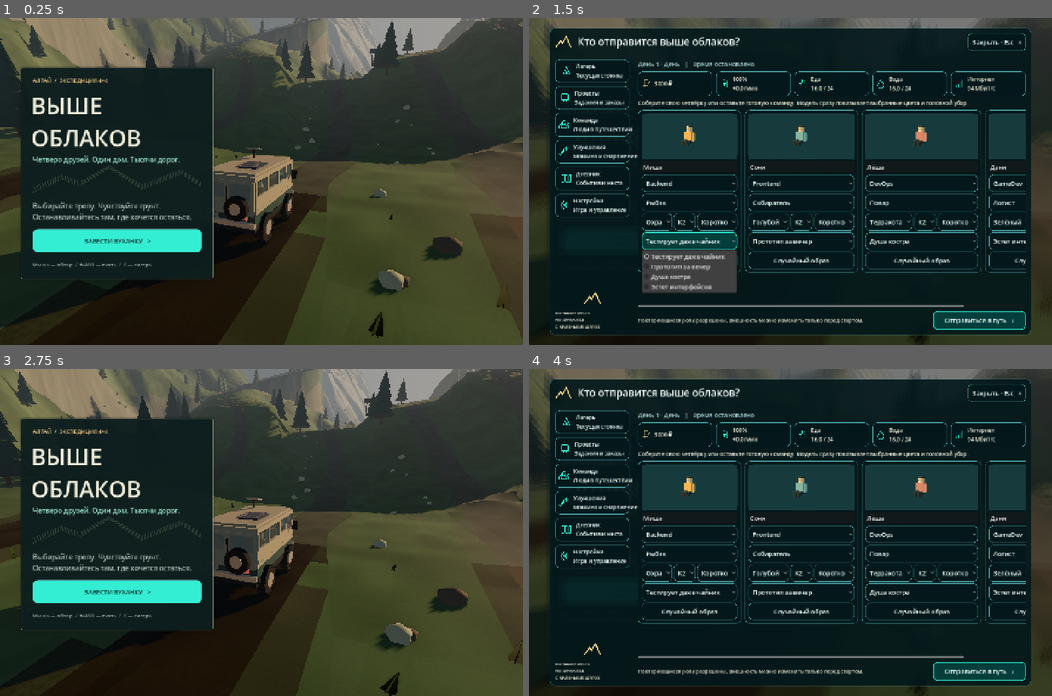
Above: before the commit, frames 1-4 (two rows, left to right).
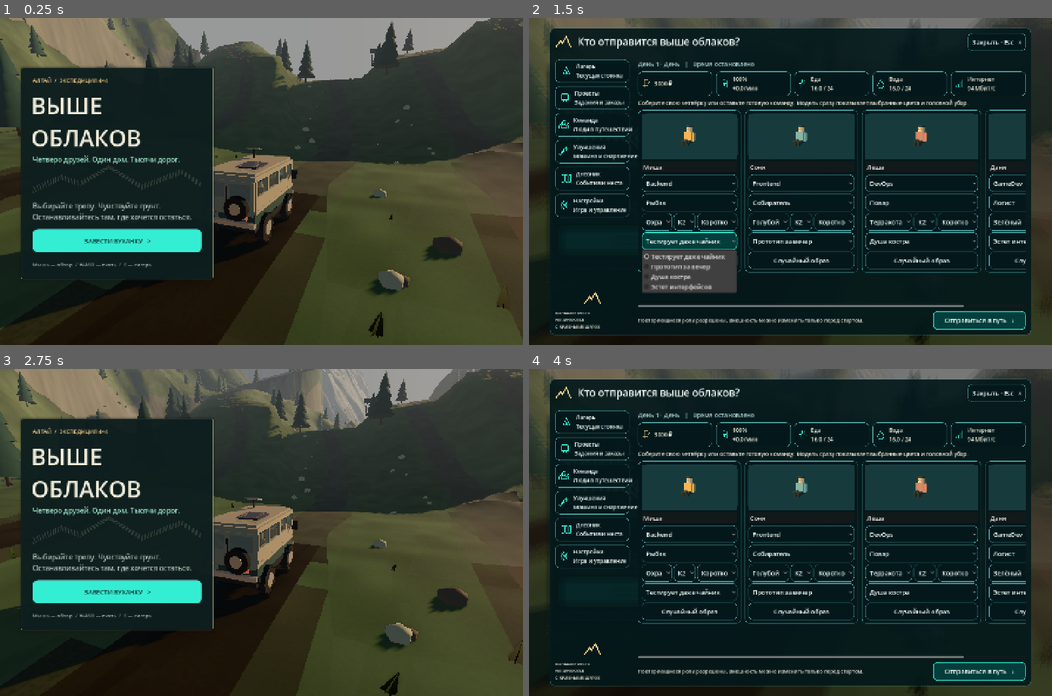
Above: after the commit, the same moments.

Repository: mrMigles/bukhanka
Game: Godot game, scene res://main.tscn
Same seed, same stepped clock (60 frames per second), same inputs: the game is played once before the commit and once after it.
Inputs (mouse positions are in pixels of both pictures, inside the frame that each line leads up to):
- Up to frame 1 (0.25 s): no input
- Up to frame 2 (1.5 s): tap Enter at 0.5, 0.6 s; move the mouse to (905, 165) at 0.52 s; hold D 0.53-1.25 s; click (905, 165) at 0.67 s; tap Space at 0.77 s; click "ЗАВЕСТИ БУХАНКУ >" at 1.25 s
- Up to frame 3 (2.75 s): click "Закрыть · Esc ×" at 2 s
- Up to frame 4 (4 s): tap Space at 2.75 s; drag from (685, 548) to (764, 597) at 2.77 s; tap Enter at 3.5 s; move the mouse to (842, 460) at 3.52 s; hold D from 3.53 s (still down); tap F at 3.6 s; click (842, 460) at 3.67 s

The runs differ from the first frame. In frame 1, 4.9% of the frame differs, in the area x 0-100%, y 0-37%; in frame 2, 0.3%; in frame 3, 1.0%; in frame 4, 0.3%.

Commit message:
feat: enhancements

Diff:
--- a/project.godot
+++ b/project.godot
@@ -26,6 +26,7 @@
 window/size/window_width_override=1280
 window/size/window_height_override=800
 window/stretch/mode="canvas_items"
+window/stretch/aspect="expand"
 
 [rendering]
 
--- a/scripts/expedition_screens.gd
+++ b/scripts/expedition_screens.gd
@@ -197,6 +197,7 @@
 	ui.content.add_child(footer)
 	var hint = ui.text(footer, "Повторяющиеся роли разрешены. Внешность можно изменить только перед стартом.", 14)
 	hint.size_flags_horizontal = Control.SIZE_EXPAND_FILL
+	if is_instance_valid(g.touch_controls) and g.touch_controls.enabled: hint.hide()
 	var start = ui.button(footer, "Отправиться в путь   ›", func():
 		for hero in g.model.crew:
 			if str(hero.name).is_empty(): hero.name = "Друг"
@@ -206,6 +207,9 @@
 		g.start_trip()
 	)
 	start.custom_minimum_size = Vector2(255, 52)
+	if is_instance_valid(g.touch_controls) and g.touch_controls.enabled:
+		start.custom_minimum_size.x = 0
+		start.size_flags_horizontal = Control.SIZE_EXPAND_FILL
 	start.name = "StartExpedition"
 	start.add_theme_stylebox_override("normal", Kit.box(true))
 
@@ -361,6 +365,9 @@
 	var g = ui.game
 	var card = Kit.card(ui.content)
 	ui.text(card, "Звук и путешествие", 23)
+	if OS.has_feature("web"):
+		ui.text(card, "Веб-версия %s" % str(JavaScriptBridge.eval("window.BUKHANKA_BUILD || 'неизвестна'")), 14)
+		ui.button(card, "Проверить обновление", func(): JavaScriptBridge.eval("window.bukhankaCheckUpdate && window.bukhankaCheckUpdate()"))
 	var voices = CheckButton.new()
 	voices.text = "Голоса друзей"
 	voices.button_pressed = g.model.voices_enabled
--- a/scripts/expedition_ui.gd
+++ b/scripts/expedition_ui.gd
@@ -11,6 +11,9 @@
 var refresh_clock = 0.0
 var sleep_cover: ColorRect
 var body: PanelContainer
+var sidebar: VBoxContainer
+var content_scroll: ScrollContainer
+var close_button: Button
 var state_text: Label
 var panel_version = ""
 var project_progress: Label
@@ -69,14 +72,14 @@
 	title.size_flags_horizontal = Control.SIZE_EXPAND_FILL
 	title.add_theme_font_size_override("font_size", 28)
 	header.add_child(title)
-	button(header, "Закрыть · Esc   ×", close_panel)
+	close_button = button(header, "Закрыть · Esc   ×", close_panel)
 	var divider = HSeparator.new()
 	layout.add_child(divider)
 	var workspace = HBoxContainer.new()
 	workspace.size_flags_vertical = Control.SIZE_EXPAND_FILL
 	workspace.add_theme_constant_override("separation", 24)
 	layout.add_child(workspace)
-	var sidebar = VBoxContainer.new()
+	sidebar = VBoxContainer.new()
 	sidebar.custom_minimum_size.x = 204
 	sidebar.add_theme_constant_override("separation", 10)
 	workspace.add_child(sidebar)
@@ -118,23 +121,47 @@
 		var label = text(line, "", 15)
 		label.size_flags_horizontal = Control.SIZE_EXPAND_FILL
 		resource_cards.append(label)
-	var scroll = ScrollContainer.new()
-	scroll.name = "PanelScroll"
-	scroll.size_flags_horizontal = Control.SIZE_EXPAND_FILL
-	scroll.size_flags_vertical = Control.SIZE_EXPAND_FILL
-	scroll.horizontal_scroll_mode = ScrollContainer.SCROLL_MODE_DISABLED
-	right.add_child(scroll)
+	content_scroll = ScrollContainer.new()
+	content_scroll.name = "PanelScroll"
+	content_scroll.size_flags_horizontal = Control.SIZE_EXPAND_FILL
+	content_scroll.size_flags_vertical = Control.SIZE_EXPAND_FILL
+	content_scroll.horizontal_scroll_mode = ScrollContainer.SCROLL_MODE_DISABLED
+	right.add_child(content_scroll)
 	content = VBoxContainer.new()
 	content.size_flags_horizontal = Control.SIZE_EXPAND_FILL
 	content.size_flags_vertical = Control.SIZE_EXPAND_FILL
 	content.add_theme_constant_override("separation", 9)
-	scroll.add_child(content)
+	content_scroll.add_child(content)
 	overlay.hide()
 	sleep_cover = ColorRect.new()
 	sleep_cover.set_anchors_and_offsets_preset(Control.PRESET_FULL_RECT)
 	sleep_cover.color = Color(0.02, 0.03, 0.06, 0)
 	sleep_cover.mouse_filter = Control.MOUSE_FILTER_IGNORE
 	add_child(sleep_cover)
+
+func configure_mobile_layout():
+	if not is_instance_valid(game.touch_controls) or not game.touch_controls.enabled: return
+	var view = get_viewport_rect().size
+	var portrait = view.y > view.x
+	var factor = 2.7 if portrait else 1.45
+	overlay.set_anchors_and_offsets_preset(Control.PRESET_TOP_LEFT)
+	overlay.position = Vector2.ZERO
+	overlay.size = view / factor
+	overlay.scale = Vector2.ONE * factor
+	body.offset_left = 10
+	body.offset_right = -10
+	body.offset_top = 10
+	body.offset_bottom = -10
+	sidebar.custom_minimum_size.x = 125 if portrait else 160
+	resource_cards[0].get_parent().get_parent().get_parent().hide()
+	content_scroll.horizontal_scroll_mode = ScrollContainer.SCROLL_MODE_AUTO
+	close_button.text = "×"
+	close_button.custom_minimum_size = Vector2(45, 45)
+	var names = {"camp": "Лагерь", "projects": "Проекты", "crew": "Команда", "upgrades": "Улучшения", "journal": "Дневник", "settings": "Настройки"}
+	for key in nav_buttons:
+		var button_node: Button = nav_buttons[key]
+		button_node.custom_minimum_size.y = 50 if portrait else 58
+		Kit.caption(button_node, names[key])
 
 func style(panel: Control):
 	panel.add_theme_stylebox_override("panel", Kit.box(false, 14))
@@ -219,6 +246,9 @@
 		content.remove_child(child)
 		child.queue_free()
 	title.text = {"projects": "Передвижная IT-студия", "camp": "Наша стоянка", "crew": "Команда экспедиции", "journal": "П …(246 unchanged characters)…
+	if is_instance_valid(game.touch_controls) and game.touch_controls.enabled:
+		sidebar.visible = section != "editor"
+		title.text = {"editor": "Наша команда", "camp": "Лагерь", "projects": "Проекты", "crew": "Команда", "journal": "Дневник", "upgrades": "Улучшения", "settings": "Настройки"}.get(section, title.text)
 	match section:
 		"projects": build_projects()
 		"camp": screens.build_camp()
--- a/scripts/game.gd
+++ b/scripts/game.gd
@@ -78,6 +78,8 @@
 var toast_timer = 0.0
 var save_timer = 0.0
 var chunk_timer = 0.0
+var lighting_timer = 0.0
+var web_save_callback
 var last_km = 0
 var stuck_timer = 0.0
 var test_mode = false
@@ -106,6 +108,8 @@
 
 func _ready():
 	test_mode = "--test-mode" in OS.get_cmdline_user_args()
+	if OS.has_feature("web"):
+		get_viewport().msaa_3d = Viewport.MSAA_DISABLED
 	saves.backup_legacy(test_mode)
 	var fresh = get_tree().root.get_meta("fresh_expedition", false)
 	get_tree().root.remove_meta("fresh_expedition")
@@ -126,7 +130,12 @@
 	van.rotation.y = heading
 	van.update_upgrades(levels)
 	van.update_solar(model)
-	world.update_chunks(van.position.z, true)
+	if test_mode:
+		world.update_chunks(van.position.z, true)
+	else:
+		var center = int(floor(van.position.z / world.LENGTH))
+		world.build_chunk(center)
+		world.build_chunk(center + 1)
 	time = model.simulation_seconds
 	camera = Camera3D.new()
 	camera.fov = 65
@@ -165,6 +174,9 @@
 	weather.update_weather(self, 0.0)
 	next_dialogue()
 	ui.update_view()
+	if OS.has_feature("web"):
+		web_save_callback = JavaScriptBridge.create_callback(func(_args): save_game())
+		JavaScriptBridge.get_interface("window").bukhankaSave = web_save_callback
 	get_tree().auto_accept_quit = false
 
 func setup_environment():
@@ -194,7 +206,7 @@
 	sun.light_color = Color("ffdfac")
 	sun.light_energy = 1.0
 	sun.shadow_enabled = true
-	sun.directional_shadow_max_distance = 170
+	sun.directional_shadow_max_distance = 110 if OS.has_feature("web") else 170
 	add_child(sun)
 
 func setup_dust():
@@ -383,7 +395,10 @@
 	if view_clock > 0.1:
 		view_clock = 0
 		ui.update_view()
-	lighting.update(self, delta)
+	lighting_timer += delta
+	if lighting_timer >= 0.1:
+		lighting.update(self, lighting_timer)
+		lighting_timer = 0.0
 
 func update_camera(delta: float):
 	var target: Vector3
--- a/scripts/interface.gd
+++ b/scripts/interface.gd
@@ -101,6 +101,7 @@
 	build_menu()
 	build_garage()
 	build_pause()
+	get_viewport().size_changed.connect(layout_mobile_panels)
 func build_menu():
 	menu = panel(self, Rect2(58, 136, 530, 584), Color(0.055, 0.12, 0.12, 0.95), 5)
 	label(menu, "АЛТАЙ  /  ЭКСПЕДИЦИЯ 4×4", Vector2(32, 25), 15, accent)
@@ -212,15 +213,25 @@
 func apply_mobile_layout():
 	mobile_layout = true
 	menu_caption.text = "Джойстик — ехать  /  Проведите по миру — обзор"
-	for child in hud.get_children():
-		if child is Button or child.position.y > 700: child.hide()
+	for child in hud.get_children(): child.hide()
 	speed_label.get_parent().show()
-	speed_label.get_parent().position = Vector2(28, 130)
-	speed_label.get_parent().scale = Vector2(0.8, 0.8)
-	speaker.get_parent().show()
-	speaker.get_parent().position = Vector2(340, 754)
-	speaker.get_parent().scale = Vector2(0.95, 0.8)
+	speed_label.get_parent().position = Vector2(30, 205)
+	speed_label.get_parent().scale = Vector2(1.7, 1.7)
 	mini.hide()
+	layout_mobile_panels()
+	game.touch_controls.configure_mobile_layout()
+	game.rpg_ui.configure_mobile_layout()
+
+func layout_mobile_panels():
+	if not mobile_layout: return
+	var view = get_viewport_rect().size
+	var portrait = view.y > view.x
+	var menu_factor = 2.5 if portrait else 1.35
+	menu.scale = Vector2.ONE * menu_factor
+	menu.position = Vector2((view.x - 530 * menu_factor) * 0.5, 100 if portrait else maxf(20, (view.y - 584 * menu_factor) * 0.5))
+	var pause_factor = 2.4 if portrait else 1.45
+	pause_panel.scale = Vector2.ONE * pause_factor
+	pause_panel.position = (view - Vector2(500, 410) * pause_factor) * 0.5
 
 func draw_map():
 	mini.draw_circle(Vector2(102, 102), 100, Color(0.06, 0.16, 0.16, 0.93))
--- a/scripts/scenery.gd
+++ b/scripts/scenery.gd
@@ -61,6 +61,7 @@
 	trees.multimesh.mesh = w.tree_mesh
 	trees.multimesh.instance_count = transforms.size()
 	for i in range(transforms.size()): trees.multimesh.set_instance_transform(i, transforms[i])
+	trees.cast_shadow = GeometryInstance3D.SHADOW_CASTING_SETTING_OFF
 	root.add_child(trees)
 	root.set_meta("forest", true)
 
--- a/scripts/surface_effects.gd
+++ b/scripts/surface_effects.gd
@@ -9,6 +9,7 @@
 var ring_cursor = 0
 var ring_clock = 0.0
 var stamp_clock = 0.0
+var tracks_dirty = false
 var coating = 0.0
 var splashes: Array[CPUParticles3D] = []
 var mud_parts: Array[MeshInstance3D] = []
@@ -74,6 +75,7 @@
 			var pixel = k - Vector2i(origin * 2)
 			if pixel.x >= 0 and pixel.y >= 0 and pixel.x < 256 and pixel.y < 256:
 				terrain_image.set_pixel(pixel.x, pixel.y, Color(value, 0, 0, 1))
+				tracks_dirty = true
 
 func update_surface(delta: float):
 	var p = game.van.position
@@ -86,6 +88,7 @@
 			if pixel.x >= 0 and pixel.y >= 0 and pixel.x < 256 and pixel.y < 256:
 				terrain_image.set_pixel(pixel.x, pixel.y, Color(cells[key], 0, 0, 1))
 		texture.update(terrain_image)
+		tracks_dirty = false
 		game.world.terrain_material.set_shader_parameter("track_origin", origin)
 		game.world.road_material.set_shader_parameter("track_origin", origin)
 	var water = game.world.sample_water(p).depth > 0.1
@@ -113,7 +116,9 @@
 		elif not moving: previous_contacts[i] = Vector3.INF
 	if stamp_clock > 0.10:
 		stamp_clock = 0
-		texture.update(terrain_image)
+		if tracks_dirty:
+			texture.update(terrain_image)
+			tracks_dirty = false
 		if cells.size() > 24000:
 			var keys = cells.keys()
 			for i in range(4000): cells.erase(keys[i])
--- a/scripts/touch_controls.gd
+++ b/scripts/touch_controls.gd
@@ -11,6 +11,7 @@
 var center = Vector2(185, 690)
 var actions: Control
 var brake_button: Button
+var action_buttons: Array[Button] = []
 
 func _ready():
 	mouse_filter = Control.MOUSE_FILTER_IGNORE
@@ -21,16 +22,37 @@
 	actions = Control.new()
 	actions.mouse_filter = Control.MOUSE_FILTER_IGNORE
 	add_child(actions)
-	game.ui.button(actions, "ЛАГЕРЬ", Rect2(1110, 650, 140, 65), func(): game.toggle_camp())
-	game.ui.button(actions, "АВТОПИЛОТ", Rect2(1110, 725, 140, 65), func(): game.toggle_auto())
-	game.ui.button(actions, "4L", Rect2(1260, 570, 120, 65), func(): game.set_low_range(not game.low_range))
-	game.ui.button(actions, "ТРОС", Rect2(1260, 650, 120, 65), func(): game.winch())
-	game.ui.button(actions, "КАМЕРА", Rect2(1110, 570, 140, 65), func(): game.cycle_camera())
-	game.ui.button(actions, "ПАУЗА", Rect2(1260, 490, 120, 65), func(): game.toggle_pause())
+	action_buttons.append(game.ui.button(actions, "ЛАГЕРЬ", Rect2(1110, 650, 140, 65), func(): game.toggle_camp()))
+	action_buttons.append(game.ui.button(actions, "АВТОПИЛОТ", Rect2(1110, 725, 140, 65), func(): game.toggle_auto()))
+	action_buttons.append(game.ui.button(actions, "4L", Rect2(1260, 570, 120, 65), func(): game.set_low_range(not game.low_range)))
+	action_buttons.append(game.ui.button(actions, "ТРОС", Rect2(1260, 650, 120, 65), func(): game.winch()))
+	action_buttons.append(game.ui.button(actions, "КАМЕРА", Rect2(1110, 570, 140, 65), func(): game.cycle_camera()))
+	action_buttons.append(game.ui.button(actions, "ПАУЗА", Rect2(1260, 490, 120, 65), func(): game.toggle_pause()))
+	action_buttons.append(game.ui.button(actions, "МЕНЮ", Rect2(1110, 490, 140, 65), func(): game.rpg_ui.open_panel("camp")))
 	brake_button = game.ui.button(actions, "ТОРМОЗ", Rect2(1260, 725, 120, 65), func(): pass, true)
+	action_buttons.append(brake_button)
 	brake_button.button_down.connect(func(): braking = true)
 	brake_button.button_up.connect(func(): braking = false)
 	visible = enabled
+	if enabled: configure_mobile_layout()
+	get_viewport().size_changed.connect(configure_mobile_layout)
+
+func configure_mobile_layout():
+	if not enabled or game.test_mode: return
+	var view = get_viewport_rect().size
+	var factor = 2.1 if view.y > view.x else 1.4
+	scale = Vector2.ONE * factor
+	var local_view = view / factor
+	center = Vector2(150, local_view.y - 160)
+	var button_x = local_view.x - 220
+	var button_y = local_view.y - action_buttons.size() * 82 - 20
+	for i in range(action_buttons.size()):
+		action_buttons[i].position = Vector2(button_x, button_y + i * 82)
+		action_buttons[i].size = Vector2(200, 76)
+		action_buttons[i].add_theme_font_size_override("font_size", 20)
+
+func local_pointer(position: Vector2) -> Vector2:
+	return get_global_transform_with_canvas().affine_inverse() * position
 
 func _process(_delta):
 	visible = enabled and game.started and not game.paused and not game.ui.garage.visible and not game.photo and not game.rpg_ui.overlay.visible
@@ -63,10 +85,11 @@
 		enabled = true
 		game.ui.apply_mobile_layout()
 	if not enabled or not game.started or game.paused or game.ui.garage.visible or game.rpg_ui.overlay.visible: return
+	var pointer = local_pointer(event.position) if event is InputEventMouseButton or event is InputEventMouseMotion or event is InputEventScreenTouch or event is InputEventScreenDrag else Vector2.ZERO
 	if event is InputEventMouseButton and event.button_index == MOUSE_BUTTON_LEFT:
-		if event.pressed and event.position.distance_to(center) < 140 and joystick_id == -1:
+		if event.pressed and pointer.distance_to(center) < 140 and joystick_id == -1:
 			joystick_id = -2
-			set_stick(event.position)
+			set_stick(pointer)
 			get_viewport().set_input_as_handled()
 		elif not event.pressed and joystick_id == -2:
 			joystick_id = -1
@@ -74,31 +97,31 @@
 			throttle = 0
 			steer = 0
 	if event is InputEventMouseMotion and joystick_id == -2:
-		set_stick(event.position)
+		set_stick(pointer)
 		get_viewport().set_input_as_handled()
 	if event is InputEventScreenTouch:
-		if event.pressed and Rect2(1260, 725, 120, 65).has_point(event.position):
+		if event.pressed and Rect2(brake_button.position, brake_button.size).has_point(pointer):
 			brake_id = event.index
 			braking = true
 			get_viewport().set_input_as_handled()
 		elif not event.pressed and event.index == brake_id:
 			brake_id = -1
 			braking = false
-		elif event.pressed and event.position.distance_to(center) < 140 and joystick_id == -1:
+		elif event.pressed and pointer.distance_to(center) < 140 and joystick_id == -1:
 			joystick_id = event.index
-			set_stick(event.position)
+			set_stick(pointer)
 			get_viewport().set_input_as_handled()
 		elif not event.pressed and event.index == joystick_id:
 			joystick_id = -1
 			stick = Vector2.ZERO
 			throttle = 0
 			steer = 0
-		elif event.pressed and event.position.y > 180 and event.position.y < 550 and event.position.x < 1100:
+		elif event.pressed and pointer.y > 180 and pointer.y < center.y - 170 and pointer.x < (get_viewport_rect().size.x / scale.x - 220):
 			camera_id = event.index
 		elif not event.pressed and event.index == camera_id: camera_id = -1
 	if event is InputEventScreenDrag:
 		if event.index == joystick_id:
-			set_stick(event.position)
+			set_stick(pointer)
 			get_viewport().set_input_as_handled()
 		elif event.index == camera_id:
 			game.model.cinematic = false
--- a/scripts/tutorial.gd
+++ b/scripts/tutorial.gd
@@ -15,6 +15,8 @@
 var previous: Button
 
 func _ready():
+	var mobile = is_instance_valid(game.touch_controls) and game.touch_controls.enabled
+	var portrait = get_viewport_rect().size.y > get_viewport_rect().size.x
 	set_anchors_and_offsets_preset(Control.PRESET_FULL_RECT)
 	theme = Kit.theme()
 	var background = ColorRect.new()
@@ -32,7 +34,7 @@
 	layout.add_theme_constant_override("separation", 14)
 	panel.add_child(layout)
 	heading = label(layout, "", 27)
-	var row = HBoxContainer.new()
+	var row: BoxContainer = VBoxContainer.new() if mobile and portrait else HBoxContainer.new()
 	row.size_flags_vertical = Control.SIZE_EXPAND_FILL
 	row.add_theme_constant_override("separation", 20)
 	layout.add_child(row)
@@ -74,6 +76,17 @@
 	)
 	hide()
 	viewport.render_target_update_mode = SubViewport.UPDATE_DISABLED
+	if mobile:
+		var factor = 2.4 if portrait else 1.4
+		set_anchors_and_offsets_preset(Control.PRESET_TOP_LEFT)
+		size = get_viewport_rect().size / factor
+		scale = Vector2.ONE * factor
+		if portrait:
+			frame.custom_minimum_size = Vector2(220, 115)
+			frame.size_flags_vertical = Control.SIZE_SHRINK_BEGIN
+			image_column.size_flags_vertical = Control.SIZE_SHRINK_BEGIN
+			scroll.size_flags_vertical = Control.SIZE_EXPAND_FILL
+			viewport.size = Vector2i(320, 180)
 
 func label(parent: Node, text: String, font_size: int) -> Label:
 	var item = Label.new()
--- a/scripts/weather.gd
+++ b/scripts/weather.gd
@@ -12,7 +12,7 @@
 
 func _ready():
 	rain = CPUParticles3D.new()
-	rain.amount = 700
+	rain.amount = 300 if OS.has_feature("web") else 700
 	rain.lifetime = 1.2
 	rain.emission_shape = CPUParticles3D.EMISSION_SHAPE_BOX
 	rain.emission_box_extents = Vector3(15, 8, 15)
--- a/scripts/world.gd
+++ b/scripts/world.gd
@@ -32,11 +32,13 @@
 	noise.frequency = 0.006
 	noise.fractal_octaves = 4
 	terrain_material.shader = load("res://shaders/terrain.gdshader")
+	terrain_material.set_shader_parameter("web_lite", OS.has_feature("web"))
 	grass_material.shader = load("res://shaders/grass.gdshader")
 	water_material.shader = load("res://shaders/river.gdshader")
 	lake_material.shader = load("res://shaders/lake.gdshader")
 	water_materials = [water_material, lake_material]
 	road_material.shader = load("res://shaders/gravel.gdshader")
+	road_material.set_shader_parameter("web_lite", OS.has_feature("web"))
 	wood = material(Color("82705b"))
 	marker = material(Color("e7d8ad"))
 	rock_mesh = SphereMesh.new()
@@ -224,9 +226,14 @@
 			chunks[key].queue_free()
 			chunks.erase(key)
 			obstacles.erase(key)
-	for i in range(center - 3, center + 10):
+	if building_chunk and not immediate: return
+	# Fill the road around the player first; distant scenery can arrive later.
+	var order: Array[int] = [center]
+	for distance in range(1, 10):
+		if center + distance <= center + 9: order.append(center + distance)
+		if center - distance >= center - 3: order.append(center - distance)
+	for i in order:
 		if not chunks.has(i):
-			if building_chunk and not immediate: return
 			build_chunk(i, immediate)
 			if not immediate:
 				break
@@ -252,6 +259,9 @@
 	lakes.begin(Mesh.PRIMITIVE_TRIANGLES)
 	var wet_counts = Vector2i.ZERO
 	var batch_start = Time.get_ticks_usec()
+	var columns = terrain_columns(start)
+	var heights: Array[float] = []
+	for x in columns: heights.append(ground(x, start))
 	for iz in range(int(LENGTH / STEP)):
 		if not immediate and Time.get_ticks_usec() - batch_start > 1800:
 			await get_tree().process_frame
@@ -260,17 +270,18 @@
 				return
 			batch_start = Time.get_ticks_usec()
 		var z = start + iz * STEP
-		var columns = terrain_columns(z)
 		var next_columns = terrain_columns(z + STEP)
+		var next_heights: Array[float] = []
+		for x in next_columns: next_heights.append(ground(x, z + STEP))
 		for ix in range(columns.size() - 1):
 			var x: float = columns[ix]
 			var width: float = columns[ix + 1] - x
-			var a = Vector3(x, ground(x, z), z)
-			var b = Vector3(x + width, ground(x + width, z), z)
+			var a = Vector3(x, heights[ix], z)
+			var b = Vector3(x + width, heights[ix + 1], z)
 			var nx: float = next_columns[ix]
 			var nx1: float = next_columns[ix + 1]
-			var c = Vector3(nx1, ground(nx1, z + STEP), z + STEP)
-			var d = Vector3(nx, ground(nx, z + STEP), z + STEP)
+			var c = Vector3(nx1, next_heights[ix + 1], z + STEP)
+			var d = Vector3(nx, next_heights[ix], z + STEP)
 			wet_counts += water_system.add_terrain_water(river, lakes, [a, b, c])
 			wet_counts += water_system.add_terrain_water(river, lakes, [a, c, d])
 			var altitude = (a.y + b.y + c.y + d.y) * 0.25
@@ -296,6 +307,8 @@
 				quad(road_surface, a, b, c, d, col)
 				has_road = true
 			else: quad(st, a, b, c, d, col)
+		columns = next_columns
+		heights = next_heights
 	finish(st, root, terrain_material)
 	if has_road: finish(road_surface, root, road_material)
 	if wet_counts.x > 0:
@@ -327,6 +340,7 @@
 	trees.multimesh.instance_count = transforms.size()
 	for i in transforms.size():
 		trees.multimesh.set_instance_transform(i, transforms[i])
+	trees.cast_shadow = GeometryInstance3D.SHADOW_CASTING_SETTING_OFF
 	root.add_child(trees)
 	for j in range(16):
 		var z = rng.randf_range(start, start + LENGTH)
@@ -482,7 +496,7 @@
 			leg.rotation.x = sin(time * (12 if alarm else 5) + leg.position.x * 10 + leg.position.z * 8) * (0.35 if walking else 0.0)
 
 func safe_camera(look: Vector3, target: Vector3) -> Vector3:
-	var steps = maxi(12, int(look.distance_to(target) * 3))
+	var steps = maxi(12, int(ceil(look.distance_to(target))))
 	for i in range(2, steps + 1):
 		var t = float(i) / steps
 		var point = look.lerp(target, t)
--- a/shaders/gravel.gdshader
+++ b/shaders/gravel.gdshader
@@ -2,6 +2,7 @@
 render_mode cull_disabled;
 varying vec3 world_pos;
 uniform float wetness = 0.0;
+uniform bool web_lite = false;
 uniform sampler2D tracks : filter_linear, repeat_disable;
 uniform vec2 track_origin = vec2(-10000.0);
 uniform vec3 vehicle = vec3(0.0);
@@ -10,7 +11,8 @@
 float noise(vec2 p) { vec2 i=floor(p); vec2 f=fract(p); f=f*f*(3.0-2.0*f); return mix(mix(hash(i),hash(i+vec2(1,0)),f.x),mix(hash(i+vec2(0,1)),hash(i+vec2(1,1)),f.x),f.y); }
 void vertex() { world_pos = (MODEL_MATRIX * vec4(VERTEX, 1.0)).xyz; VERTEX.y-=trail(world_pos.xz).r*.22; }
 void fragment() {
- float gravel = mix(noise(world_pos.xz * 12.0), 0.5, clamp(length(fwidth(world_pos.xz)) * 6.0, 0.0, 1.0));
+ float gravel = 0.5;
+ if (!web_lite) gravel = mix(noise(world_pos.xz * 12.0), 0.5, clamp(length(fwidth(world_pos.xz)) * 6.0, 0.0, 1.0));
  float patch = noise(world_pos.xz * 0.7);
  float mud = 1.0 - step(0.38, COLOR.r);
  float pool = smoothstep(0.72, 0.90, patch) * mud * wetness;
--- a/shaders/terrain.gdshader
+++ b/shaders/terrain.gdshader
@@ -3,6 +3,7 @@
 uniform sampler2D tracks : filter_linear, repeat_disable;
 uniform vec2 track_origin = vec2(-10000.0);
 uniform float wetness = 0.0;
+uniform bool web_lite = false;
 uniform vec3 vehicle = vec3(0.0);
 varying vec3 wp;
 varying vec4 tint;
@@ -11,7 +12,8 @@
 vec4 trail(vec2 p) { vec2 uv=(p-track_origin)/128.0; if(any(lessThan(uv,vec2(0)))||any(greaterThan(uv,vec2(1))))return vec4(0); return texture(tracks,uv); }
 void vertex() { wp=(MODEL_MATRIX*vec4(VERTEX,1.0)).xyz; VERTEX.y-=trail(wp.xz).r*0.22; tint=COLOR; }
 void fragment() {
- float grain=noise(wp.xz*14.0), patch=noise(wp.xz*0.55), broad=noise(wp.xz*0.08);
+ float grain=0.5, patch=0.5, broad=noise(wp.xz*0.08);
+ if (!web_lite) { grain=noise(wp.xz*14.0); patch=noise(wp.xz*0.55); }
  float grass=step(tint.r*1.05,tint.g)*step(tint.b,tint.g*0.92);
  float snow=smoothstep(0.63,0.88,min(tint.r,min(tint.g,tint.b)));
  vec4 mark=trail(wp.xz);
Binary file added: web/icon-192.png
Binary file added: web/icon-512.png
Not shown, changed: EXPEDITION-RPG.md
Not shown, changed: build-web.ps1
